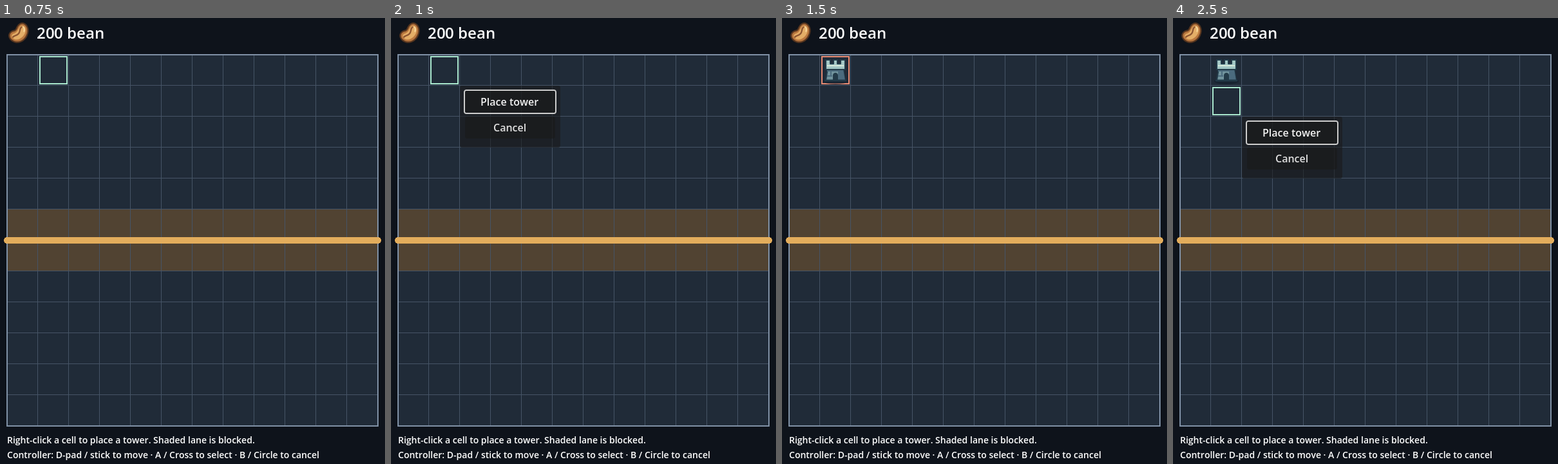
Above: before the commit, frames 1-4 (left to right).
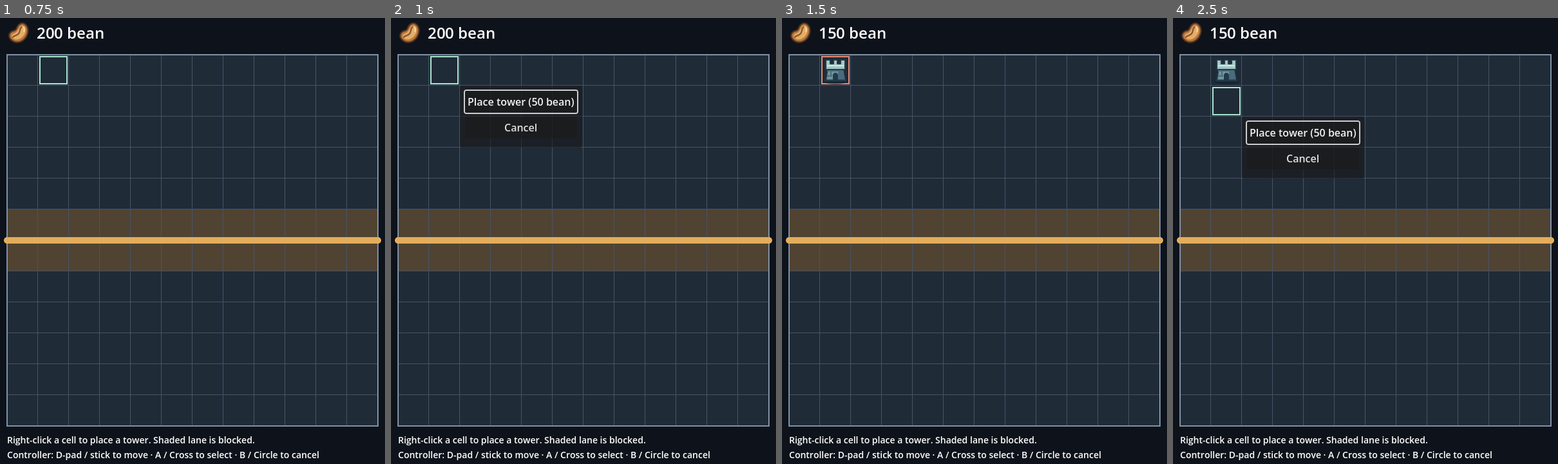
Above: after the commit, the same moments.

Repository: Charka123/GodotGame
Game: Godot game, scene res://scenes/main.tscn
Two runs of this game, one before a commit and one after it. Both use one fixed random seed, a clock stepped at 60 frames per second and the inputs below.
Inputs (mouse positions are in pixels of both pictures, inside the frame that each line leads up to):
- Up to frame 1 (0.75 s): tap A at 0.5 s; move the mouse to (292, 218) at 0.52 s; hold Right (ui_right) from 0.53 s (still down); click (292, 218) at 0.67 s
- Up to frame 2 (1 s): keep holding Right (ui_right); tap Enter (ui_accept) at 0.77 s
- Up to frame 3 (1.5 s): release Right (ui_right) at 1.25 s; click "Place tower" (after the commit: "Place tower (50 bean)") at 1.25 s
- Up to frame 4 (2.5 s): tap A at 2 s; move the mouse to (1273, 263) at 2.02 s; hold Down (ui_down) from 2.03 s (still down); tap Enter (ui_accept) at 2.27 s

Frame 1 is identical in both runs. In frame 2, 0.8% of the frame differs, in the area x 20-50%, y 16-30%; in frame 3, less than 0.1%; in frame 4, 0.9%, in the area x 9-50%, y 2-36%.

Commit message:
Add a tower now costs beans

Diff:
--- a/scenes/tower_placement.tscn
+++ b/scenes/tower_placement.tscn
@@ -28,7 +28,7 @@
 [node name="PlaceTower" type="Button" parent="PlacementMenu/Margin/Buttons"]
 custom_minimum_size = Vector2(140, 34)
 layout_mode = 2
-text = "Place tower"
+text = "Place tower (50 bean)"
 
 [node name="Cancel" type="Button" parent="PlacementMenu/Margin/Buttons"]
 custom_minimum_size = Vector2(140, 34)
--- a/scripts/tower_placement.gd
+++ b/scripts/tower_placement.gd
@@ -3,6 +3,7 @@
 
 const BoardLayout = preload("res://scripts/grid_board.gd")
 const TOWER_SCENE = preload("res://scenes/tower.tscn")
+const TOWER_COST := 50
 
 var selected_cell := Vector2i.ZERO
 var menu_cell := Vector2i.ZERO
@@ -24,6 +25,15 @@
 	place_button.focus_neighbor_bottom = place_button.get_path_to(cancel_button)
 	cancel_button.focus_neighbor_top = cancel_button.get_path_to(place_button)
 	cancel_button.focus_neighbor_bottom = cancel_button.get_path_to(place_button)
+	place_button.text = "Place tower (%d bean)" % TOWER_COST
+	Economy.beans_changed.connect(_update_affordability)
+	_update_affordability(Economy.beans)
+
+
+func _update_affordability(amount: int) -> void:
+	place_button.disabled = amount < TOWER_COST
+	if menu.visible and place_button.disabled:
+		cancel_button.grab_focus()
 
 
 func _setup_controller_bindings() -> void:
@@ -129,7 +139,10 @@
 	var cell_corner := Vector2(cell + Vector2i.ONE) * BoardLayout.CELL_SIZE
 	menu.position = cell_corner.clamp(Vector2.ZERO, BoardLayout.BOARD_SIZE - menu.size)
 	menu.show()
-	place_button.grab_focus()
+	if place_button.disabled:
+		cancel_button.grab_focus()
+	else:
+		place_button.grab_focus()
 
 
 func _close_menu() -> void:
@@ -139,7 +152,7 @@
 
 
 func _place_tower() -> void:
-	if _can_place(menu_cell):
+	if _can_place(menu_cell) and Economy.spend_beans(TOWER_COST):
 		var tower := TOWER_SCENE.instantiate() as Node2D
 		tower.position = (Vector2(menu_cell) + Vector2(0.5, 0.5)) * BoardLayout.CELL_SIZE
 		towers.add_child(tower)
